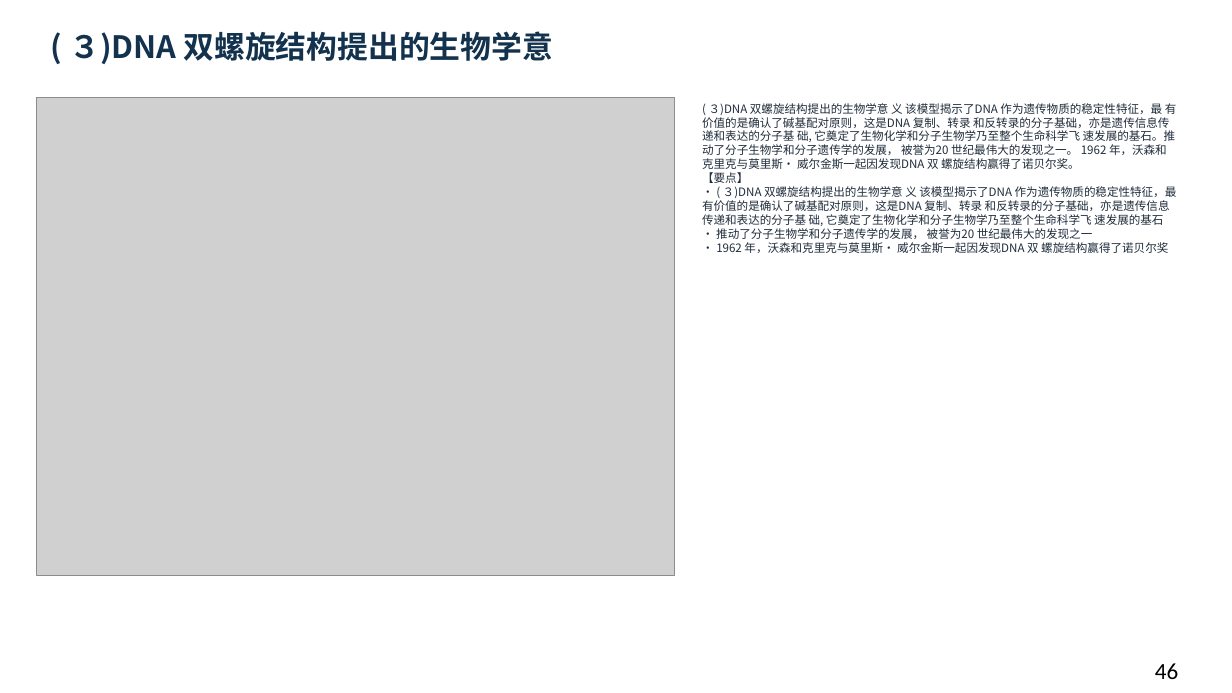
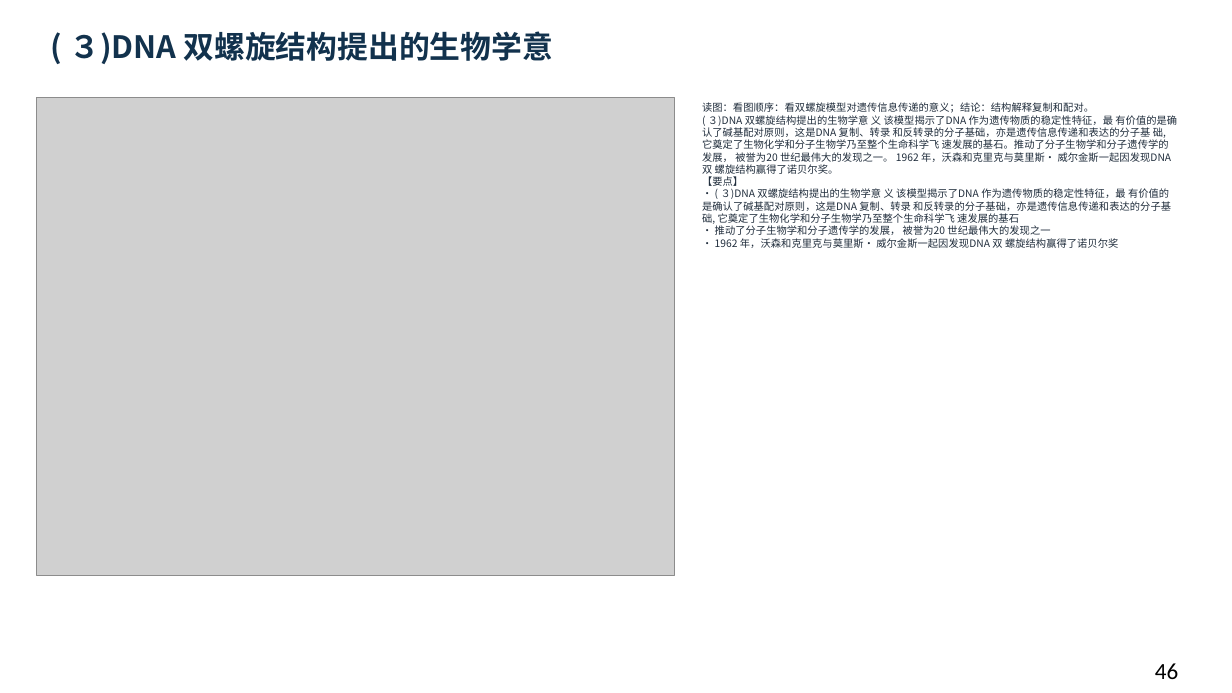
Before and after one commit to newkan-li/Biochemistry, a slide deck: slide 46 of downloads/bc11-ai-style.pptx. Drawn at 1232x693 pixels with LibreOffice and Linux fonts; fonts in the diff are those of the drawing; grey boxes stand for pictures. Boxes give left, top, right and bottom in pixels: in the first picture for what was removed or moved away, otherwise in the second. Text is boxed around its words. In the diff, an @@ line names an element or a change of style, - is before the commit and + after.

```diff
--- a/downloads/bc11-ai-style.pptx
+++ b/downloads/bc11-ai-style.pptx
@@ text at (x1=702, y1=102, x2=1177, y2=248): text changed; size 9 to 8 pt @@
-( ３)DNA 双螺旋结构提出的生物学意 义 该模型揭示了DNA 作为遗传物质的稳定性特征，最 有价值的是确认了碱基配对原则，这是DNA 复制、转录 和反转录的分子基础，亦是遗传信息传递和表达的分子基 础, 它奠定了生物化学和分子生物学乃至整个生命科学飞 速发展的基石。推动了分子生物学和分子遗传学的发展， 被誉为20 世纪最伟大的发现之一。 1962 年，沃森和克里克与莫里斯· 威尔金斯一起因发现DNA 双 螺旋结构赢得了诺贝尔奖。
-【要点】
-• ( ３)DNA 双螺旋结构提出的生物学意 义 该模型揭示了DNA 作为遗传物质的稳定性特征，最 有价值的是确认了碱基配对原则，这是DNA 复制、转录 和反转录的分子基础，亦是遗传信息传递和表达的分子基 础, 它奠定了生物化学和分子生物学乃至整个生命科学飞 速发展的基石
-• 推动了分子生物学和分子遗传学的发展， 被誉为20 世纪最伟大的发现之一
-• 1962 年，沃森和克里克与莫里斯· 威尔金斯一起因发现DNA 双 螺旋结构赢得了诺贝尔奖
+读图：看图顺序：看双螺旋模型对遗传信息传递的意义；结论：结构解释复制和配对。
+( ３)DNA 双螺旋结构提出的生物学意 义 该模型揭示了DNA 作为遗传物质的稳定性特征，最 有价值的是确认了碱基配对原则，这是DNA 复制、转录 和反转录的分子基础，亦是遗传信息传递和表达的分子基 础, 它奠定了生物化学和分子生物学乃至整个生命科学飞 速发展的基石。推动了分子生物学和分子遗传学的发展， 被誉为20 世纪最伟大的发现之一。 1962 年，沃森和克里克与莫里斯· 威尔金斯一起因发现DNA 双 螺旋结构赢得了诺贝尔奖。
+【要点】
+• ( ３)DNA 双螺旋结构提出的生物学意 义 该模型揭示了DNA 作为遗传物质的稳定性特征，最 有价值的是确认了碱基配对原则，这是DNA 复制、转录 和反转录的分子基础，亦是遗传信息传递和表达的分子基 础, 它奠定了生物化学和分子生物学乃至整个生命科学飞 速发展的基石
+• 推动了分子生物学和分子遗传学的发展， 被誉为20 世纪最伟大的发现之一
+• 1962 年，沃森和克里克与莫里斯· 威尔金斯一起因发现DNA 双 螺旋结构赢得了诺贝尔奖
```
Also in this commit, not shown: 135 other slides changed, 6 other files.
